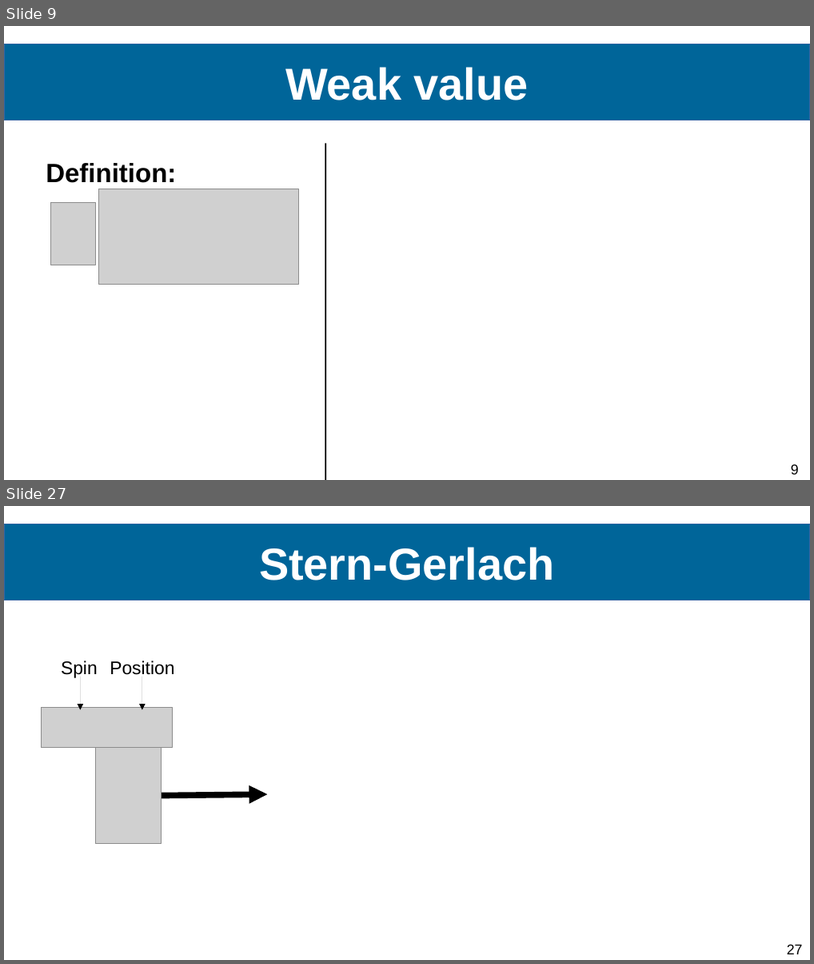
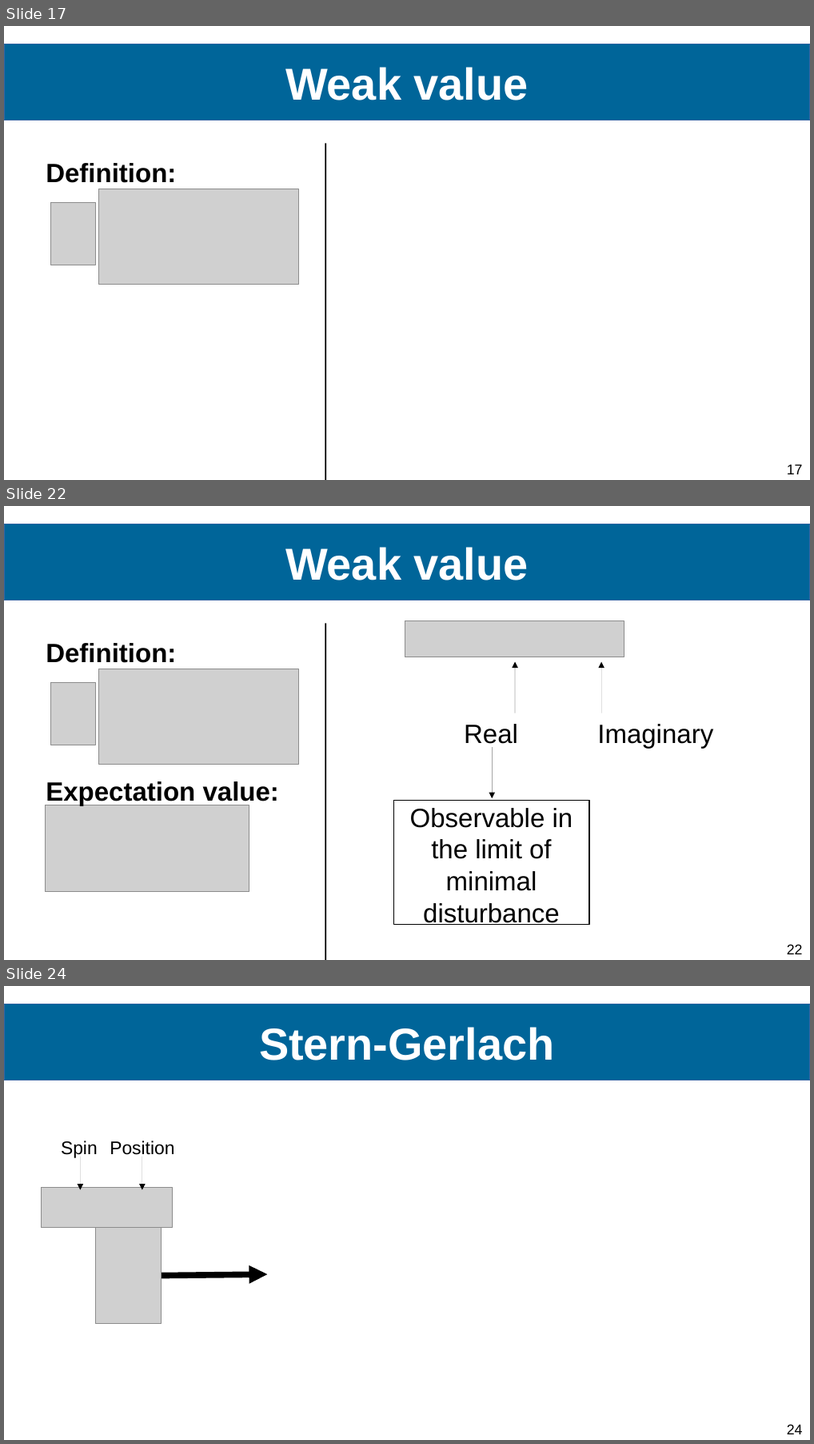
Before and after one commit to Ismaele-vincent/PhD, a slide deck: 2024/Conference abstract/Conference FOMO/Presentation FOMO 2024 ver3.odp. Shown one above the other, each under a label of ours: slides 9 and 27 before the commit, slides 17, 22 and 24 after it; the slides between them are not shown. The pictures are 814x964 and 814x1444 pixels, drawn with LibreOffice and Linux fonts; fonts in the diff are those of the drawing; grey boxes stand for pictures; background and template pictures are left out. Boxes give left, top, right and bottom in pixels: in the first picture for what was removed or moved away, otherwise in the second. Text is boxed around its words. In the diff, an @@ line names an element or a change of style, - is before the commit and + after.

```diff
--- a/2024/Conference abstract/Conference FOMO/Presentation FOMO 2024 ver3.odp
+++ b/2024/Conference abstract/Conference FOMO/Presentation FOMO 2024 ver3.odp
@@ slide 22 added at (4, 506, 810, 960), background #FFFFFF; not listed: 1 template element that a slide beside it also shows @@
@@ title added at (4, 524, 810, 600), fill #006599, outline #3465A4 0 pt, 44 pt, text #FFFFFF, bold @@
+Weak value
@@ line added from (326, 623) to (326, 960), #000000 1.5 pt @@
@@ picture added at (405, 621, 625, 657) @@
@@ text added at (46, 643, 176, 663), 26 pt, text #000000, bold @@
+Definition:
@@ picture added at (99, 669, 299, 764) @@
@@ arrow added from (515, 713) to (515, 662), #000000 0 pt @@
@@ arrow added from (602, 713) to (602, 662), #000000 0 pt @@
@@ picture added at (51, 682, 95, 744) @@
@@ text added at (464, 724, 518, 748), 26 pt, text #000000 @@
+Real
@@ text added at (598, 724, 714, 748), 26 pt, text #000000 @@
+Imaginary
@@ arrow added from (492, 747) to (492, 798), #000000 0 pt @@
@@ text added at (46, 781, 279, 806), 26 pt, text #000000, bold @@
+Expectation value:
@@ picture added at (45, 805, 249, 892) @@
@@ text added at (394, 800, 590, 924), outline #000000 0.99 pt, 26 pt, text #000000 @@
+Observable in the limit of minimal disturbance
@@ what was slide 9 is now slide 17 @@
@@ page number at (787, 464, 803, 474): text changed @@
-9
+17
@@ what was slide 27 is now slide 24 @@
@@ page number at (787, 1424, 803, 1434): text changed @@
-27
+24
```
Also in this commit, not shown: 22 slides changed, 43 other slides added, 3 slides removed, 7 other files.
